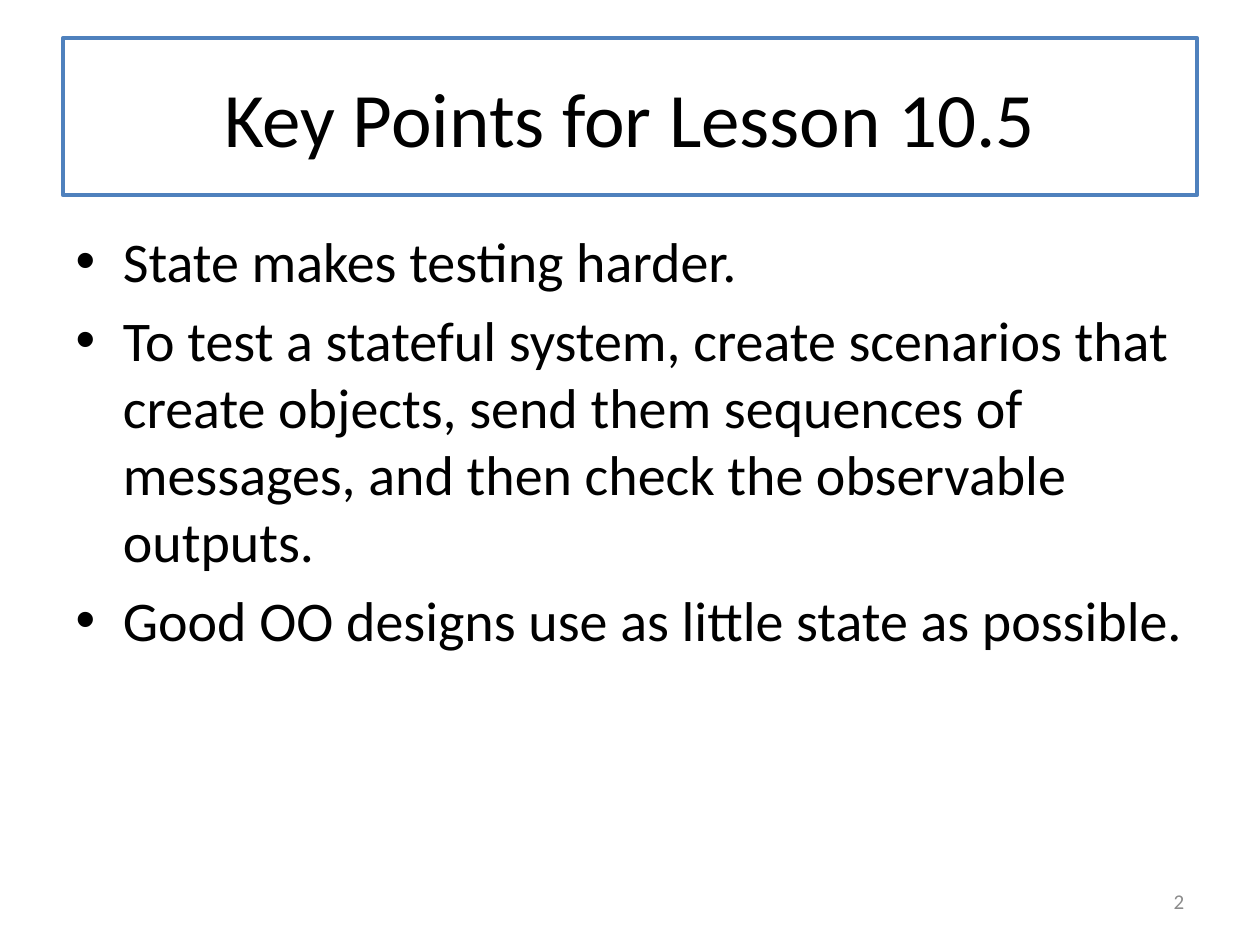
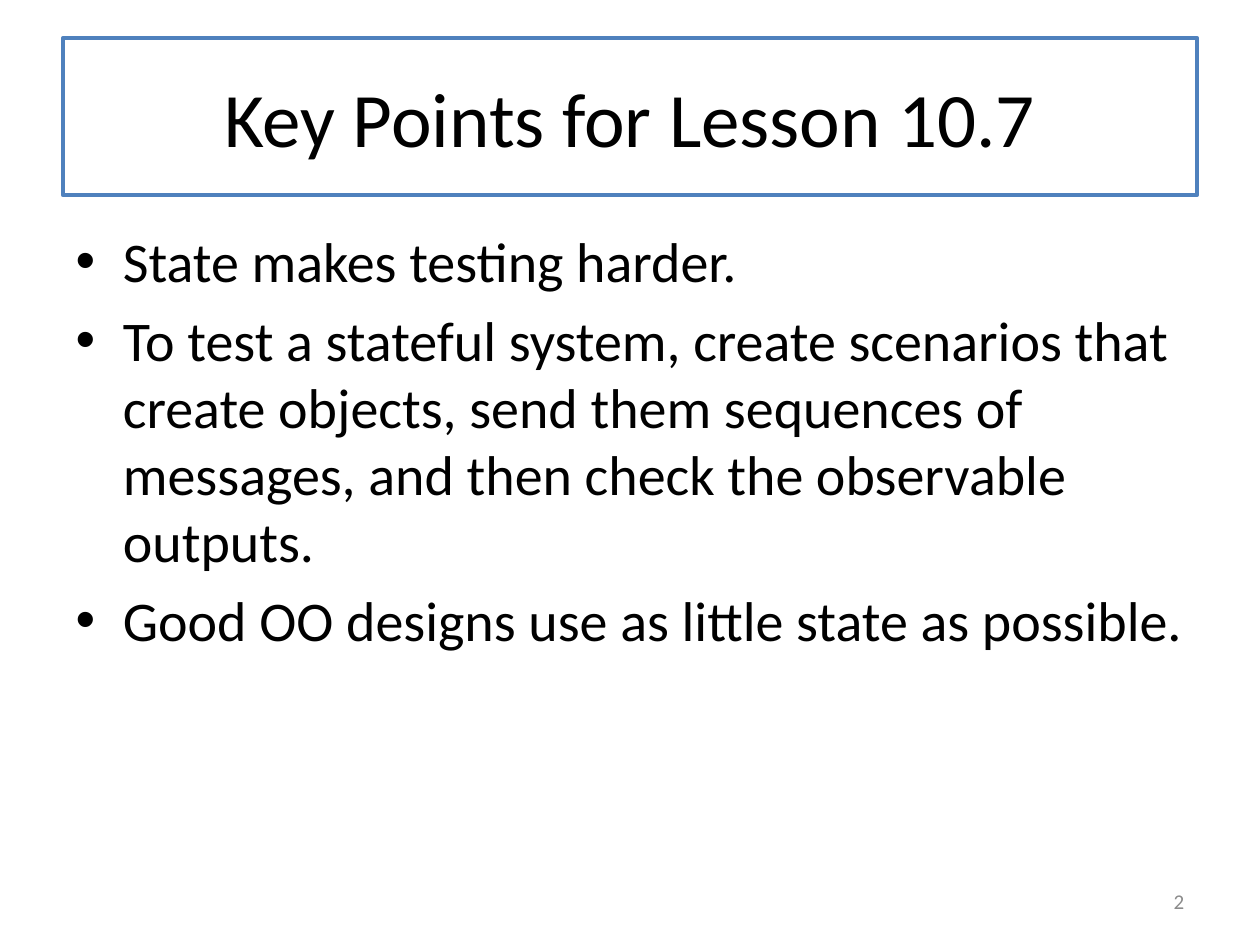
Before and after one commit to mwand/cs5010f16, a slide deck: slide 2 of Slides/Lesson 10.7 Testing Mutable Objects.pptx. Drawn at 1260x945 pixels with LibreOffice and Linux fonts; fonts in the diff are those of the drawing. Boxes give left, top, right and bottom in pixels: in the first picture for what was removed or moved away, otherwise in the second. Text is boxed around its words. In the diff, an @@ line names an element or a change of style, - is before the commit and + after.

Commit message:
first pass through lessons, with some cosmetic changes only

```diff
--- a/Slides/Lesson 10.7 Testing Mutable Objects.pptx
+++ b/Slides/Lesson 10.7 Testing Mutable Objects.pptx
@@ title at bbox=[224, 94, 1034, 160]: text changed @@
-Key Points for Lesson 10.5
+Key Points for Lesson 10.7
```
Also in this commit, not shown: 1 other slide changed, 4 other files.
